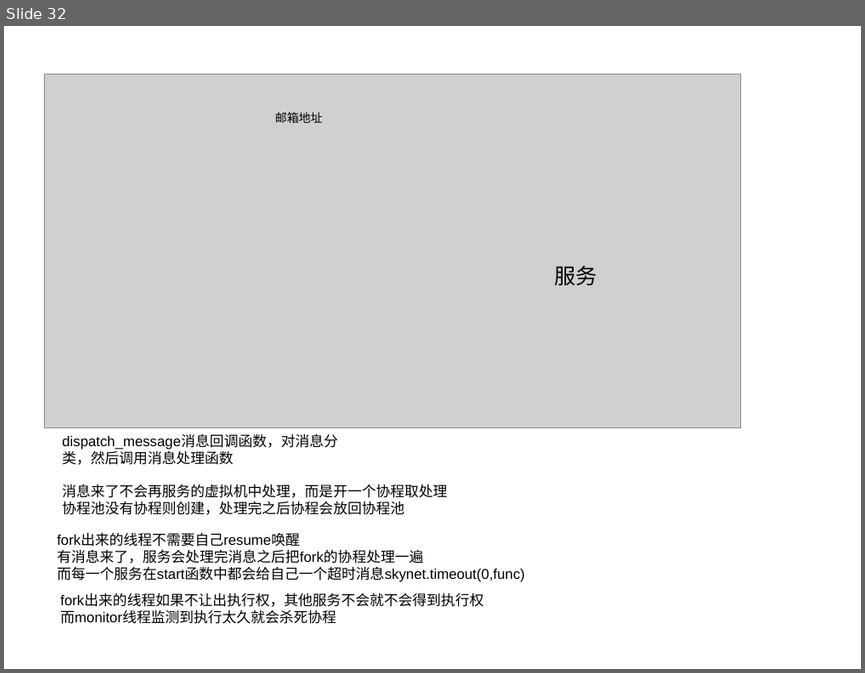
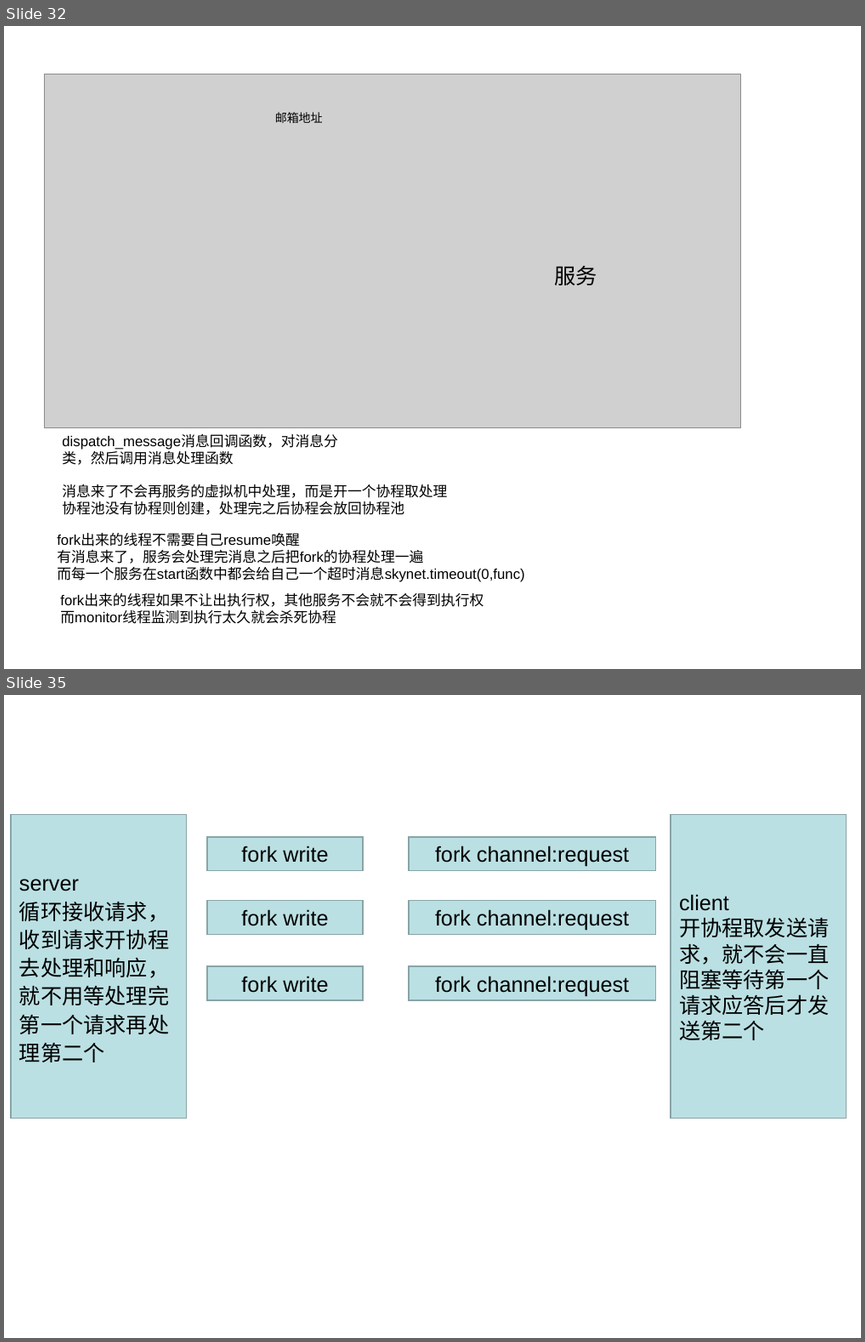
Before and after one commit to k527971724/notebook, a slide deck: 笔记图片.ppt. Shown one above the other, each under a label of ours: slide 32 before the commit, slides 32 and 35 after it; the slides between them are not shown. The pictures are 865x673 and 865x1342 pixels, drawn with LibreOffice and Linux fonts; fonts in the diff are those of the drawing; grey boxes stand for pictures. Boxes give left, top, right and bottom in pixels: in the first picture for what was removed or moved away, otherwise in the second. Text is boxed around its words. In the diff, an @@ line names an element or a change of style, - is before the commit and + after.

```diff
--- a/笔记图片.ppt
+++ b/笔记图片.ppt
@@ slide 35 added at (4,695,861,1338), background #FFFFFF @@
@@ rectangle added at (11,814,187,1117), fill #BBE0E3, outline #89A4A7 0.99 pt, 18 pt, text #000000 @@
+server
+循环接收请求，收到请求开协程去处理和响应，就不用等处理完第一个请求再处理第二个
@@ rectangle added at (670,814,846,1117), fill #BBE0E3, outline #89A4A7 0.99 pt, 18 pt, text #000000 @@
+client
+开协程取发送请求，就不会一直阻塞等待第一个请求应答后才发送第二个
@@ rectangle added at (207,837,362,871), fill #BBE0E3, outline #89A4A7 0.99 pt, 18 pt, text #000000 @@
+fork write
@@ rectangle added at (409,837,655,871), fill #BBE0E3, outline #89A4A7 0.99 pt, 18 pt, text #000000 @@
+fork channel:request
@@ rectangle added at (207,901,362,934), fill #BBE0E3, outline #89A4A7 0.99 pt, 18 pt, text #000000 @@
+fork write
@@ rectangle added at (409,901,655,934), fill #BBE0E3, outline #89A4A7 0.99 pt, 18 pt, text #000000 @@
+fork channel:request
@@ rectangle added at (207,967,362,1000), fill #BBE0E3, outline #89A4A7 0.99 pt, 18 pt, text #000000 @@
+fork write
@@ rectangle added at (409,967,655,1000), fill #BBE0E3, outline #89A4A7 0.99 pt, 18 pt, text #000000 @@
+fork channel:request
```
Also in this commit, not shown: 3 slides changed, 5 other slides added, 6 other files.
